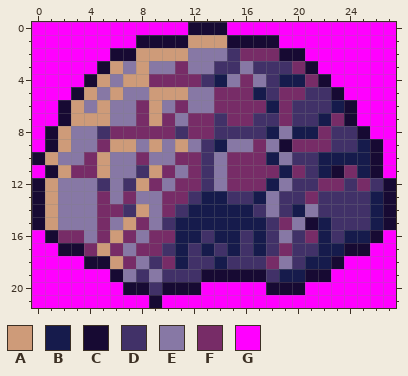
A pixel-art sprite gets an edit: Images/Objects/oven.png. This is how it looked before the edit.
The file is 28x22 pixels.
Palette (. is transparent): A #ce9b79  B #161b4c  C #170a33  D #413168  E #8778a5  F #772c67  G #ff00ff
Pixels before, first column x 0:
 0 GGGGGGGGGGGGCCCGGGGGGGGGGGGG
 1 GGGGGGGGCCCCAAACCCCGGGGGGGGG
 2 GGGGGGCCAAAAEEEDFFFCCGGGGGGG
 3 GGGGGCAEAEEFEEDDEDDDFCGGGGGG
 4 GGGGCAEAAFFFFDBEFEDBBFCGGGGG
 5 GGGCAEAEEAAAEEFFFBDFFDDCGGGG
 6 GGCAEAEEFAEFEEFFFFBFDDDBCGGG
 7 GGCAAAEEFAFEFFDFFDDFDDBFCGGG
 8 GCAEEDFFFFFDFFDDDDBEBBFDDCGG
 9 GCAEEFAAEAEAEDBEEFECFFFDDBCG
10 CAEEFAEEFEEFFDEFFFBEDDBBBBCG
11 GCAFFAEEDAFEFDEFFFFBFDBCFBCG
12 CAEEEDEDAFEFFDEFFFBEDDFFDFDC
13 CAEEEFEFEEFFDBBDDBEDDFDDDDBC
14 CAEEEFFDAEFDBBBBBDEDBEDDDDBC
15 CAEEEFEAFEDBBBBBBBDFECBDDDBC
16 GCFFEFAFEFFBBDBBDBDEDFBDBBCG
17 GGCCFAFEFFDBDBDBDBDFDDBBCCGG
18 GGGGCCAFEDFBDDBDDDFEDBBCGGGG
19 GGGGGGCEDEDDDCCCCCDBBCCGGGGG
20 GGGGGGGCCDCCCGGGGGCCCGGGGGGG
21 GGGGGGGGGCGGGGGGGGGGGGGGGGGG
Now the later version:
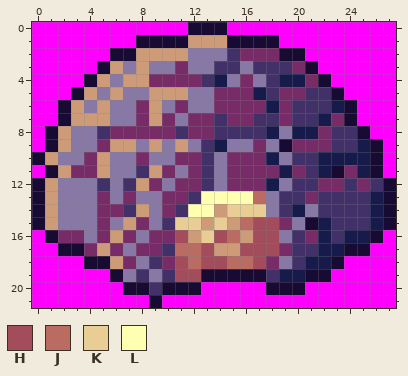
Colours new in this view: H #a34c5c  J #ba6c62  K #e8ce94  L #ffffb2
Change:
{"y":13,"x":13,"old":"BBDDB","new":"LLLLJ"}
{"y":14,"x":12,"old":"BBBBBD","new":"LLAKKK"}
{"y":15,"x":11,"old":"BBBBBBBD","new":"KKAKAJHH"}
{"y":16,"x":11,"old":"BBDBBDBD","new":"HAKHJAHH"}
{"y":17,"x":11,"old":"BDBDBDBD","new":"JJHAAHHH"}
{"y":18,"x":11,"old":"BDDBDDD","new":"HJHHJJH"}
{"y":19,"x":11,"old":"DD","new":"HH"}
{"label":"changed","picture_box":[175,191,279,282]}
